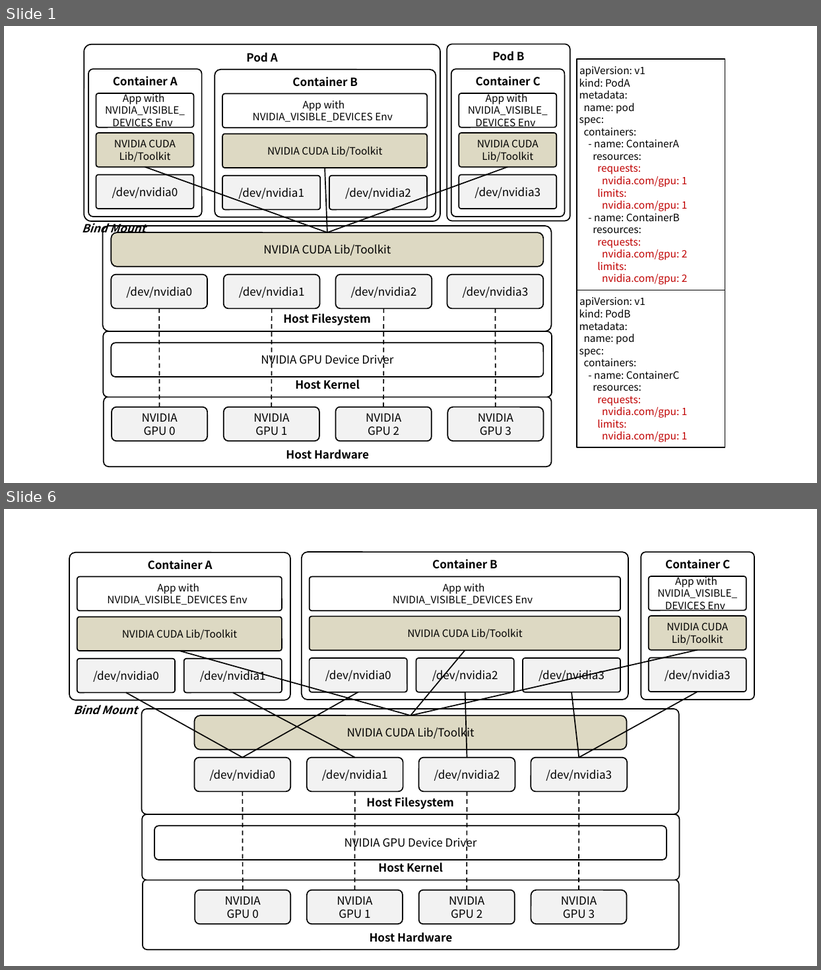
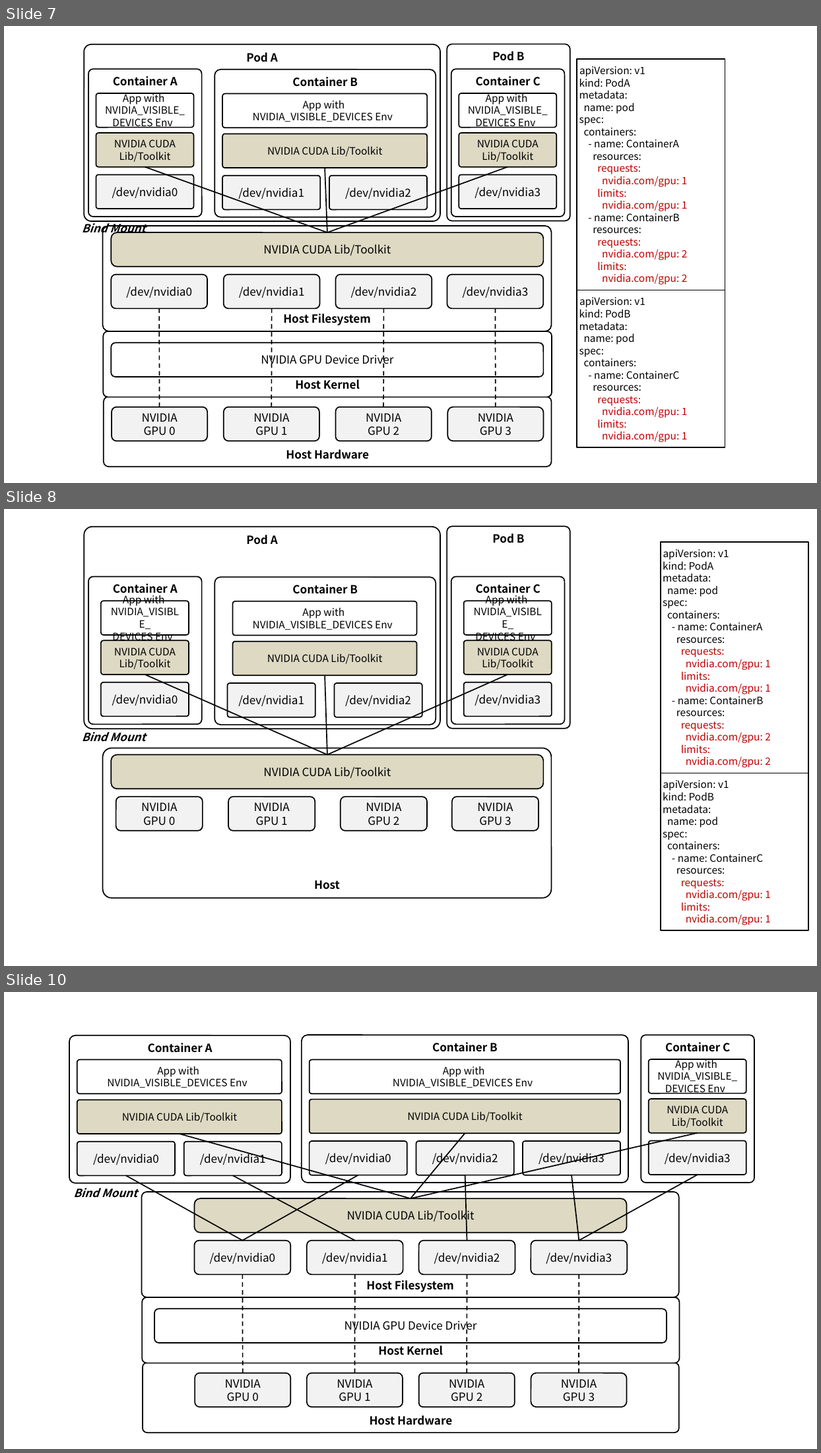
Before and after one commit to ssup2/blog-software, a slide deck: content/docs/theory-analysis/kubernetes-nvidia-device-plugin/images/images.pptx. Shown one above the other, each under a label of ours: slides 1 and 6 before the commit, slides 7, 8 and 10 after it; the slides between them are not shown. The pictures are 821x970 and 821x1453 pixels, drawn with LibreOffice and Linux fonts; fonts in the diff are those of the drawing. Boxes give left, top, right and bottom in pixels: in the first picture for what was removed or moved away, otherwise in the second. Text is boxed around its words. In the diff, an @@ line names an element or a change of style, - is before the commit and + after.

```diff
--- a/content/docs/theory-analysis/kubernetes-nvidia-device-plugin/images/images.pptx
+++ b/content/docs/theory-analysis/kubernetes-nvidia-device-plugin/images/images.pptx
@@ slide 8 added at (4, 509, 817, 966), background #FFFFFF @@
@@ title added at (4, 509, 817, 516), 44 pt, text #000000 @@
+CUDA Container Stack
@@ rounded rectangle added at (84, 527, 440, 729), fill #FFFFFF, outline #000000 1 pt, 10 pt, text #000000, bold @@
+Pod A
@@ rounded rectangle added at (447, 526, 571, 729), fill #FFFFFF, outline #000000 1 pt, 10 pt, text #000000, bold @@
+Pod B
@@ rectangle added at (660, 543, 808, 773), fill #FFFFFF, outline #000000 1 pt, 9 pt, text #000000 @@
+apiVersion: v1
+kind: PodA
+metadata:
+name: pod
+spec:
+containers:
+- name: ContainerA
+resources:
+requests:
+nvidia.com/gpu: 1
+limits:
+nvidia.com/gpu: 1
+- name: ContainerB
+resources:
+requests:
+nvidia.com/gpu: 2
+limits:
+nvidia.com/gpu: 2
@@ rounded rectangle added at (88, 576, 201, 724), fill #FFFFFF, outline #000000 1 pt, 10 pt, text #000000, bold @@
+Container A
@@ rounded rectangle added at (215, 577, 436, 725), fill #FFFFFF, outline #000000 1 pt, 10 pt, text #000000, bold @@
+Container B
@@ rounded rectangle added at (451, 576, 564, 724), fill #FFFFFF, outline #000000 1 pt, 10 pt, text #000000, bold @@
+Container C
@@ rounded rectangle added at (101, 601, 189, 635), fill #FFFFFF, outline #000000 1 pt, 9 pt, text #000000 @@
+App with
+NVIDIA_VISIBLE_
+DEVICES Env
@@ rounded rectangle added at (232, 601, 416, 636), fill #FFFFFF, outline #000000 1 pt, 9 pt, text #000000 @@
+App with
+NVIDIA_VISIBLE_DEVICES Env
@@ rounded rectangle added at (463, 601, 551, 635), fill #FFFFFF, outline #000000 1 pt, 9 pt, text #000000 @@
+App with
+NVIDIA_VISIBLE_
+DEVICES Env
@@ rounded rectangle added at (101, 641, 189, 675), fill #DDD9C3, outline #000000 1 pt, 9 pt, text #000000 @@
+NVIDIA CUDA Lib/Toolkit
@@ rounded rectangle added at (232, 642, 416, 676), fill #DDD9C3, outline #000000 1 pt, 9 pt, text #000000 @@
+NVIDIA CUDA Lib/Toolkit
@@ rounded rectangle added at (463, 641, 551, 675), fill #DDD9C3, outline #000000 1 pt, 9 pt, text #000000 @@
+NVIDIA CUDA Lib/Toolkit
@@ rounded rectangle added at (101, 682, 189, 716), fill #F2F2F2, outline #000000 1 pt, 10 pt, text #000000 @@
+/dev/nvidia0
@@ line added from (145, 675) to (327, 755), #000000 1 pt @@
@@ rounded rectangle added at (228, 683, 316, 717), fill #F2F2F2, outline #000000 1 pt, 10 pt, text #000000 @@
+/dev/nvidia1
@@ line added from (325, 676) to (327, 755), #000000 1 pt @@
@@ line added from (508, 675) to (327, 755), #000000 1 pt @@
@@ rounded rectangle added at (334, 683, 422, 717), fill #F2F2F2, outline #000000 1 pt, 10 pt, text #000000 @@
+/dev/nvidia2
@@ rounded rectangle added at (463, 682, 551, 716), fill #F2F2F2, outline #000000 1 pt, 10 pt, text #000000 @@
+/dev/nvidia3
@@ text added at (82, 729, 145, 742), 10 pt, text #000000, bold, italic @@
+Bind Mount
@@ rounded rectangle added at (102, 748, 551, 898), fill #FFFFFF, outline #000000 1 pt, 10 pt, text #000000, bold @@
+Host
@@ rounded rectangle added at (112, 755, 544, 789), fill #DDD9C3, outline #000000 1 pt, 10 pt, text #000000 @@
+NVIDIA CUDA Lib/Toolkit
@@ rectangle added at (660, 773, 808, 931), fill #FFFFFF, outline #000000 1 pt, 9 pt, text #000000 @@
+apiVersion: v1
+kind: PodB
+metadata:
+name: pod
+spec:
+containers:
+- name: ContainerC
+resources:
+requests:
+nvidia.com/gpu: 1
+limits:
+nvidia.com/gpu: 1
@@ rounded rectangle added at (116, 797, 203, 831), fill #F2F2F2, outline #000000 1 pt, 10 pt, text #000000 @@
+NVIDIA
+GPU 0
@@ rounded rectangle added at (228, 797, 315, 831), fill #F2F2F2, outline #000000 1 pt, 10 pt, text #000000 @@
+NVIDIA
+GPU 1
@@ rounded rectangle added at (341, 797, 427, 831), fill #F2F2F2, outline #000000 1 pt, 10 pt, text #000000 @@
+NVIDIA
+GPU 2
@@ rounded rectangle added at (452, 797, 538, 831), fill #F2F2F2, outline #000000 1 pt, 10 pt, text #000000 @@
+NVIDIA
+GPU 3
@@ what was slide 1 is now slide 7 @@
@@ what was slide 6 is now slide 10 @@
```
Also in this commit, not shown: 1 slide changed, 3 other slides added.
